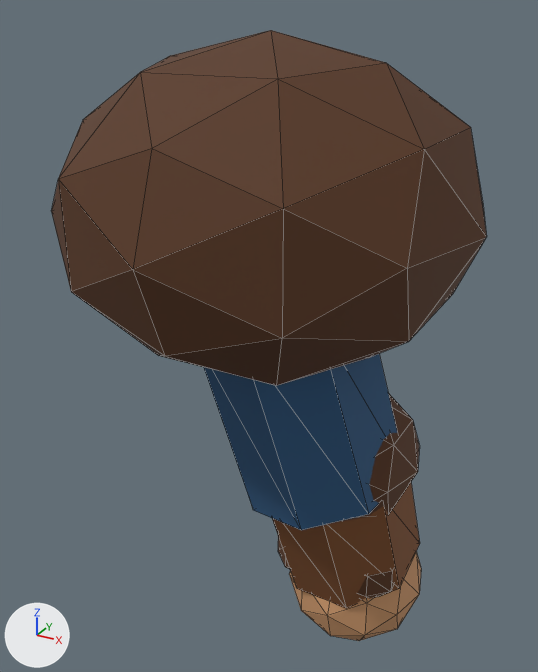
An edit to the glTF model assets/models/units/archer/ArmRight.glb, drawn before and after from the same camera.
Both versions are drawn from a 50 mm camera at (0.426, -0.706, 0.218) aimed at (0.024, 0.026, -0.148). Arrows for +X, +Y and +Z are at lower left; the lights stay in place. The picture after the commit comes second. Mesh edges are drawn as thin lines. Vertices at exactly the same position are counted once.

Objects in the first picture: 'Sculpture'.
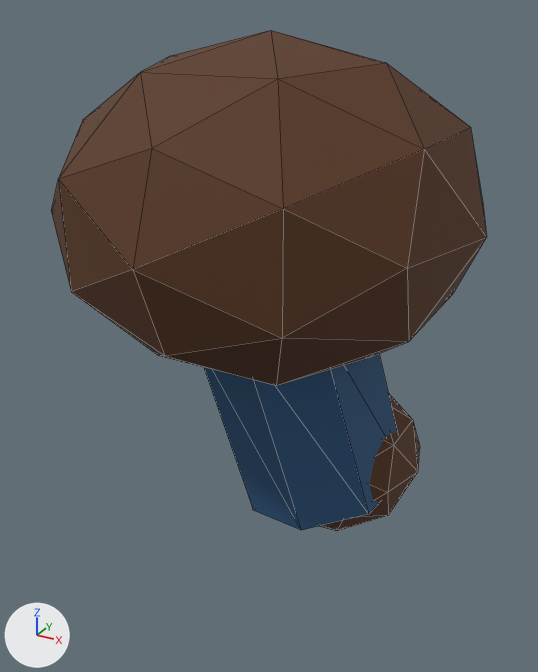
The change, as JSON lines over the scene's bpy script:
```json
{"block": "me_sculpture", "where": "# used by ob_sculpture; location = (0.0, 0.0, 0.0)"}
{"op": "remove", "block": "me_sculpture", "code": "me_sculpture.from_pydata(...)  # 270 vertices, 508 faces; spans x -0.195..0.275, y -0.24..0.24, z -0.633..0.198"}
{"op": "add", "block": "me_sculpture", "code": "me_sculpture.from_pydata(...)  # 102 vertices, 192 faces; spans x -0.195..0.275, y -0.24..0.24, z -0.4..0.198"}
{"block": "me_sculpture", "change": "me_sculpture part 1: the loose piece of 42 vertices spanning x 0.023..0.217, y 0.015..0.215, z -0.633..-0.447 is deleted"}
{"block": "me_sculpture", "change": "me_sculpture part 2: the loose piece of 24 vertices spanning x 0.025..0.195, y 0.025..0.175, z -0.517..-0.433 is deleted"}
{"block": "me_sculpture", "change": "me_sculpture part 3: the loose piece of 18 vertices spanning x 0.006..0.204, y -0.049..0.199, z -0.523..-0.267 is deleted"}
{"block": "me_sculpture", "change": "other edits to the shape of me_sculpture do not show in these pictures"}
```

Where the change shows, as pixel boxes [x1, y1, x2, y2] in the pictures (538 x 672 px):
```json
{"object": "Sculpture", "change": "reshaped", "before": [51, 30, 487, 641], "after": [51, 30, 487, 531], "on screen": "18% shorter"}
{"part": 1, "of": "me_sculpture", "change": "deleted", "before": [289, 551, 421, 641], "on screen": "brown"}
{"part": 2, "of": "me_sculpture", "change": "deleted", "before": [278, 536, 394, 599]}
{"part": 3, "of": "me_sculpture", "change": "deleted", "before": [272, 483, 420, 608], "on screen": "brown"}
```
